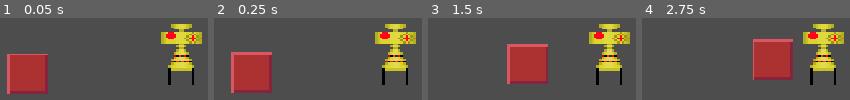
Above: before the commit, frames 1-4 (left to right).
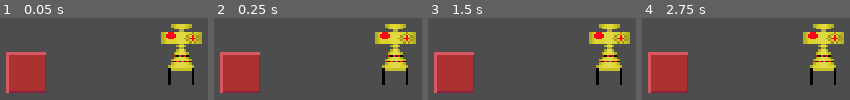
Above: after the commit, the same moments.

Repository: SlavicTofu/september2026NewTechGameJam
Game: Godot game, scene res://scenes/testing_grounds.tscn
The game is run twice, just before and just after one commit, with the same random seed, the same clock (stepped at 60 frames per second) and the same inputs. This scene is started directly instead of the project's main scene.
Inputs:
- Up to frame 1 (0.05 s): no input
- Up to frame 2 (0.25 s): no input
- Up to frame 3 (1.5 s): no input
- Up to frame 4 (2.75 s): no input

The runs differ from the first frame. In frame 1, 1.6% of the frame differs, in the area x 2-24%, y 41-93%; in frame 2, 6.5%; in frame 3, 19%, in the area x 2-58%, y 31-92%; in frame 4, 19%.

Commit message:
created dungeon master script

Diff:
--- /dev/null
+++ b/dungeon_master.gd
@@ -0,0 +1,6 @@
+extends Node
+class_name DungeonMaster
+
+@export var playerHealth : int
+var wave : int
+var score : int
--- a/scenes/testing_grounds.tscn
+++ b/scenes/testing_grounds.tscn
@@ -1,12 +1,12 @@
 [gd_scene format=3 uid="uid://dfpakmpsmlj7y"]
 
 [ext_resource type="PackedScene" uid="uid://dvut8e8xfxfyo" path="res://scenes/entities/player.tscn" id="1_j18ga"]
+[ext_resource type="Script" uid="uid://cq0patrkenmwi" path="res://dungeon_master.gd" id="1_xb7la"]
 [ext_resource type="PackedScene" uid="uid://c4wpgl0yjms1w" path="res://scenes/entities/enemy.tscn" id="2_xb7la"]
 
-[sub_resource type="CanvasItemMaterial" id="CanvasItemMaterial_0e48y"]
-
-[node name="Node2D" type="Node2D" unique_id=1364167226]
-material = SubResource("CanvasItemMaterial_0e48y")
+[node name="Root" type="Node" unique_id=1936394550]
+script = ExtResource("1_xb7la")
+playerHealth = 5
 
 [node name="player" parent="." unique_id=2136472901 instance=ExtResource("1_j18ga")]
 move_speed = 30.0
@@ -16,4 +16,3 @@
 
 [node name="Enemy" parent="." unique_id=410018827 instance=ExtResource("2_xb7la")]
 position = Vector2(-61, 8)
-move_speed = 20.0
Not shown, added: dungeon_master.gd.uid
